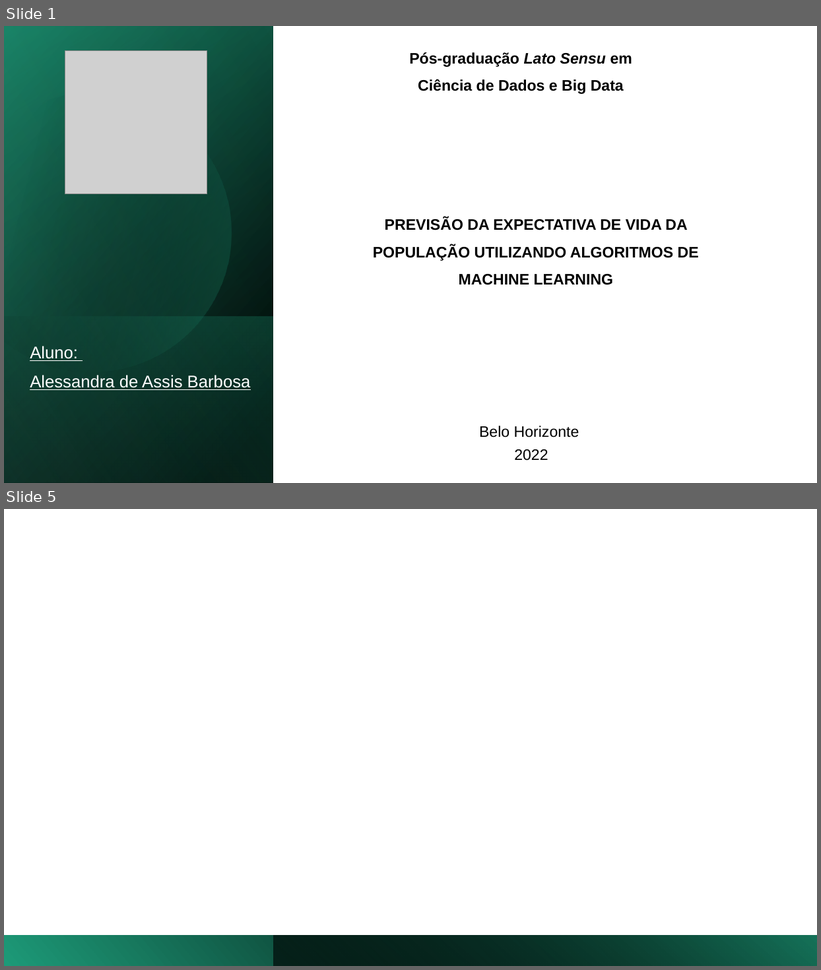
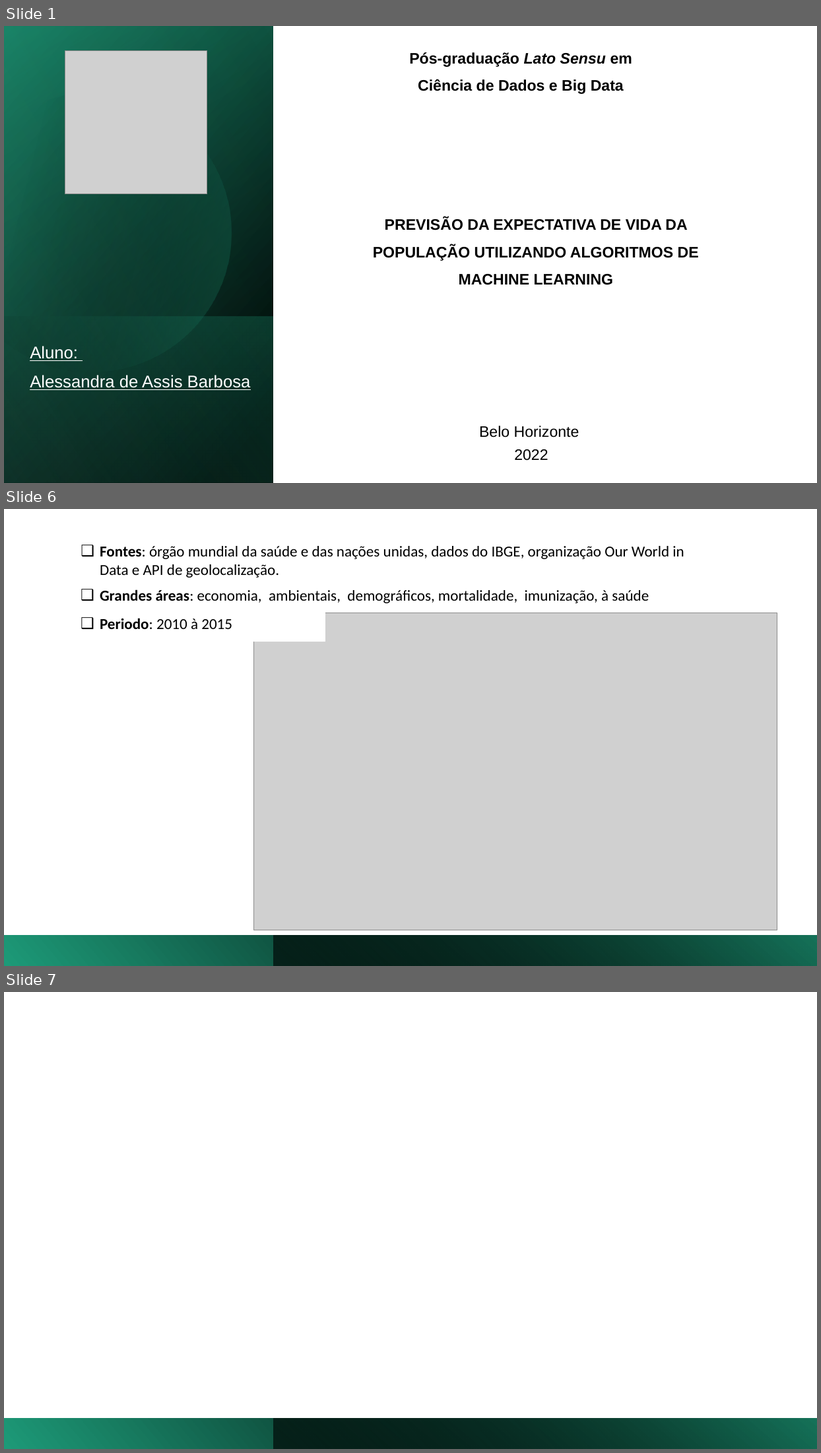
Before and after one commit to alessandra-barbosa/life_expectancy_prediction, a slide deck: pdf/life_expectancy.pptx. Shown one above the other, each under a label of ours: slides 1 and 5 before the commit, slides 1, 6 and 7 after it; the slides between them are not shown. The pictures are 821x970 and 821x1453 pixels, drawn with LibreOffice and Linux fonts; fonts in the diff are those of the drawing; grey boxes stand for pictures. Boxes give left, top, right and bottom in pixels: in the first picture for what was removed or moved away, otherwise in the second. Text is boxed around its words. In the diff, an @@ line names an element or a change of style, - is before the commit and + after.

```diff
--- a/pdf/life_expectancy.pptx
+++ b/pdf/life_expectancy.pptx
@@ slide 6 added at bbox=[4, 509, 817, 966], background #FFFFFF @@
@@ title added at bbox=[100, 546, 684, 578], 18 pt, text #000000 @@
+❑ Fontes: órgão mundial da saúde e das nações unidas, dados do IBGE, organização Our World in
+  Data e API de geolocalização.
@@ text added at bbox=[100, 590, 649, 603], 18 pt, text #000000 @@
+❑ Grandes áreas: economia, ambientais, demográficos, mortalidade, imunização, à saúde
@@ text added at bbox=[100, 618, 232, 629], 18 pt, text #000000 @@
+❑ Periodo: 2010 à 2015
@@ rectangle added at bbox=[253, 611, 325, 642], fill #FFFFFF @@
@@ picture added at bbox=[253, 613, 777, 931] @@
@@ rectangle added at bbox=[4, 936, 817, 966], fill gradient #1D9A78 to #000000 @@
@@ rectangle added at bbox=[274, 936, 817, 966], fill gradient #000000 to #16745A @@
@@ what was slide 5 is now slide 7 @@
```
Also in this commit, not shown: 1 slide changed, 3 other slides added, 2 slides removed, 3 other files.
